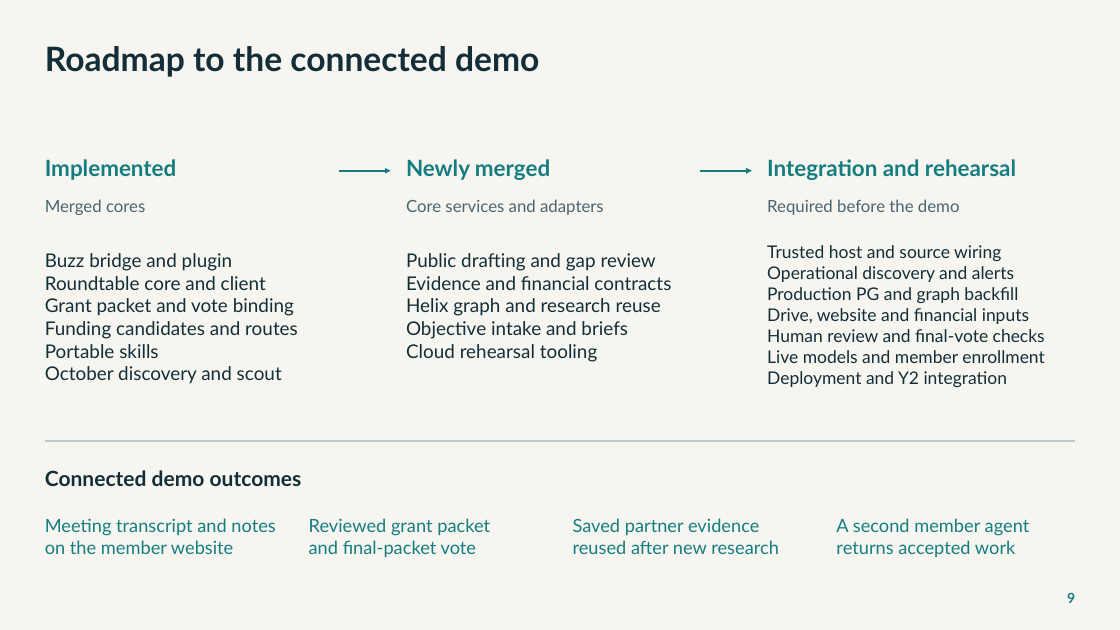
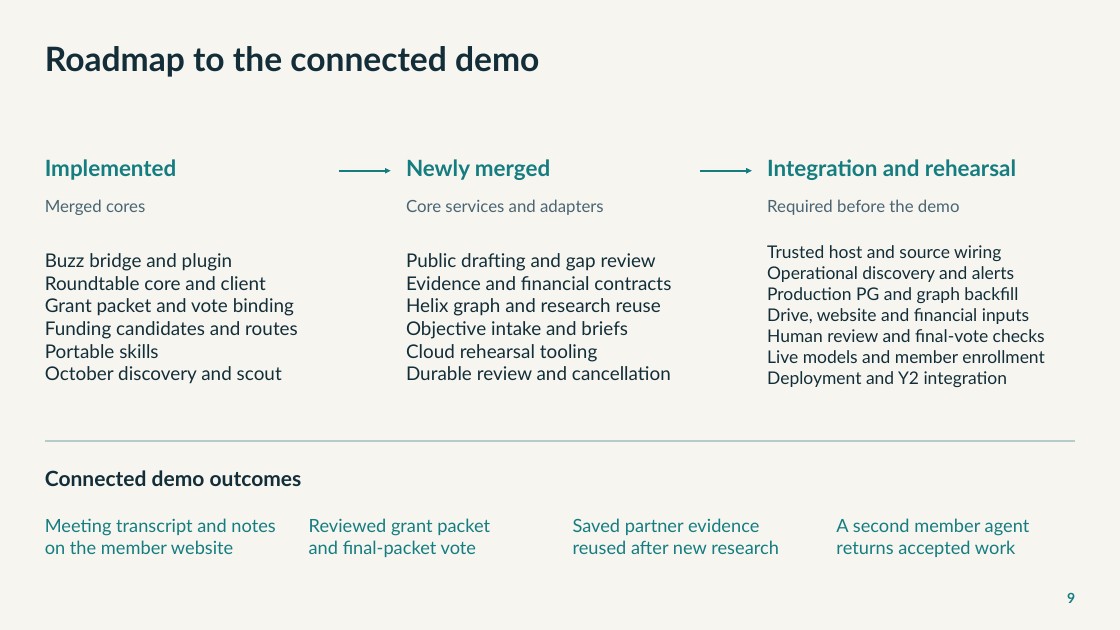
Before and after one commit to NetRxn/Inertia, a slide deck: slide 9 of Inertia-Architecture.pptx. Drawn at 1120x630 pixels with LibreOffice and Linux fonts; fonts in the diff are those of the drawing. Boxes give left, top, right and bottom in pixels: in the first picture for what was removed or moved away, otherwise in the second. Text is boxed around its words. In the diff, an @@ line names an element or a change of style, - is before the commit and + after.

Commit message:
docs: synchronize durable review completion and activation requirements

```diff
--- a/Inertia-Architecture.pptx
+++ b/Inertia-Architecture.pptx
@@ text at [406, 366, 671, 380]: paragraph added @@
+Durable review and cancellation
```
Also in this commit, not shown: 1 other slide changed, 21 other files.
